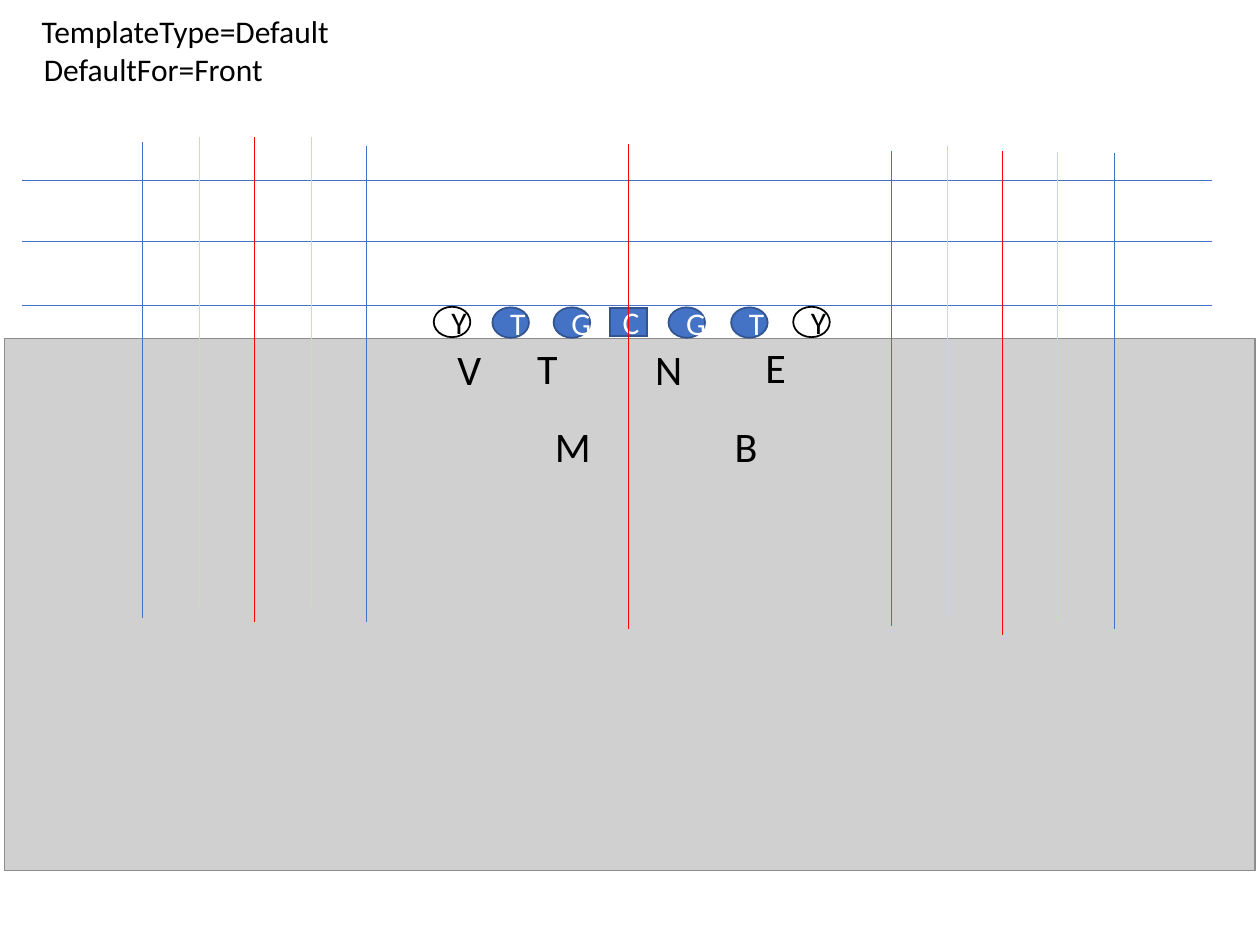
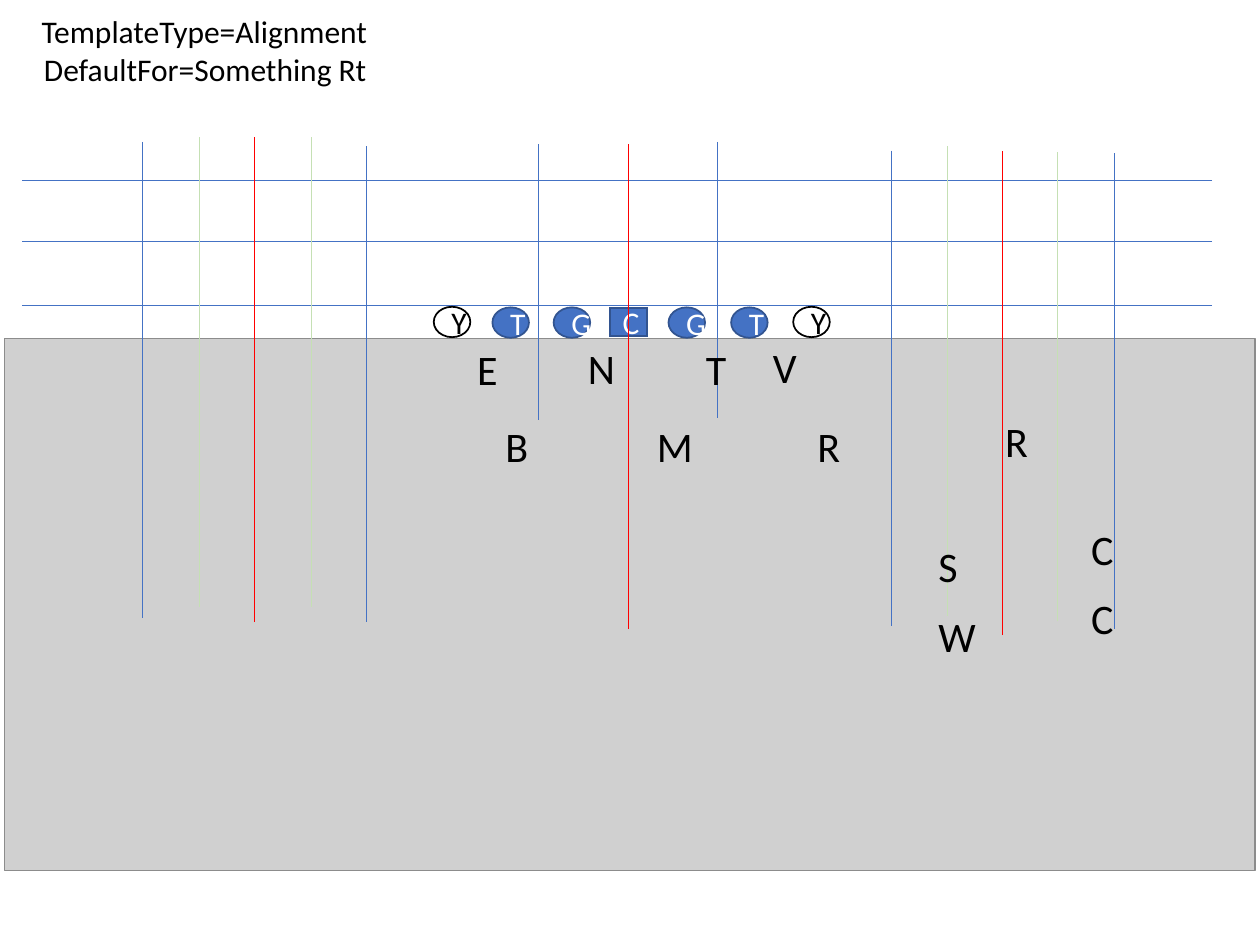
Before and after one commit to Aceplace/VBAScoutDCard, a slide deck: slide 8 of default_templates.pptx (slide 9 before the commit). Drawn at 1260x945 pixels with LibreOffice and Linux fonts; fonts in the diff are those of the drawing; grey boxes stand for pictures. Boxes give left, top, right and bottom in pixels: in the first picture for what was removed or moved away, otherwise in the second. Text is boxed around its words. In the diff, an @@ line names an element or a change of style, - is before the commit and + after.

```diff
--- a/default_templates.pptx
+++ b/default_templates.pptx
@@ text at [42,21,367,49]: text changed @@
-TemplateType=Default
+TemplateType=Alignment
@@ text at [44,59,367,87]: text changed @@
-DefaultFor=Front
+DefaultFor=Something Rt
@@ line added from (539, 145) to (539, 420), #4472C4 0.5 pt @@
@@ line added from (718, 142) to (718, 417), #4472C4 0.5 pt @@
@@ text "E": place and size @@
-text "E" at [765,356,786,383]
+text "E" at [477,358,498,385]
@@ text "N": place and size @@
-text "N" at [655,358,682,385]
+text "N" at [588,357,615,384]
@@ text "T" rewrapped from [537,357,557,384] to [706,350,726,395] @@
@@ text "V": place and size @@
-text "V" at [457,358,481,385]
+text "V" at [773,356,797,383]
@@ text "B": place and size @@
-text "B" at [735,435,758,462]
+text "B" at [505,435,528,462]
@@ text "M": place and size @@
-text "M" at [555,435,591,462]
+text "M" at [657,435,693,462]
@@ text added at [817,435,840,462], 24 pt, text #000000 @@
+R
@@ text added at [1005,430,1028,457], 24 pt, text #000000 @@
+R
@@ text added at [1091,537,1113,566], 24 pt, text #000000 @@
+C
@@ text added at [938,554,957,583], 24 pt, text #000000 @@
+S
@@ text added at [938,625,975,652], 24 pt, text #000000 @@
+W
@@ text added at [1091,606,1113,635], 24 pt, text #000000 @@
+C
```
Also in this commit, not shown: 4 other slides changed, 5 slides added, 2 other files.
